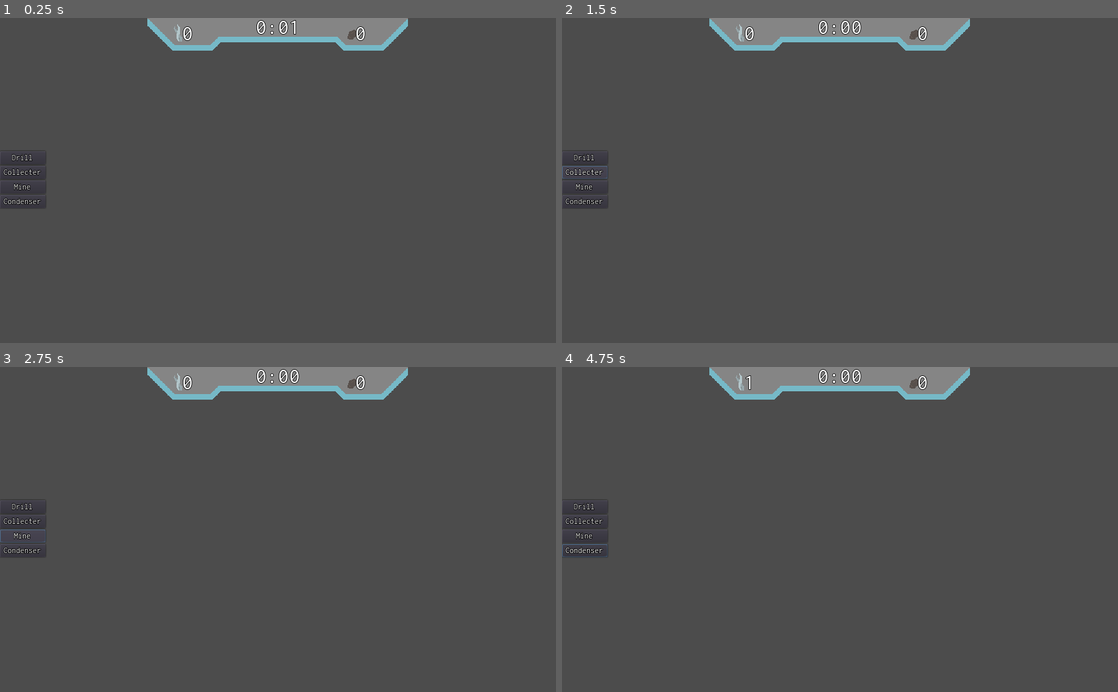
Above: before the commit, frames 1-4 (two rows, left to right).
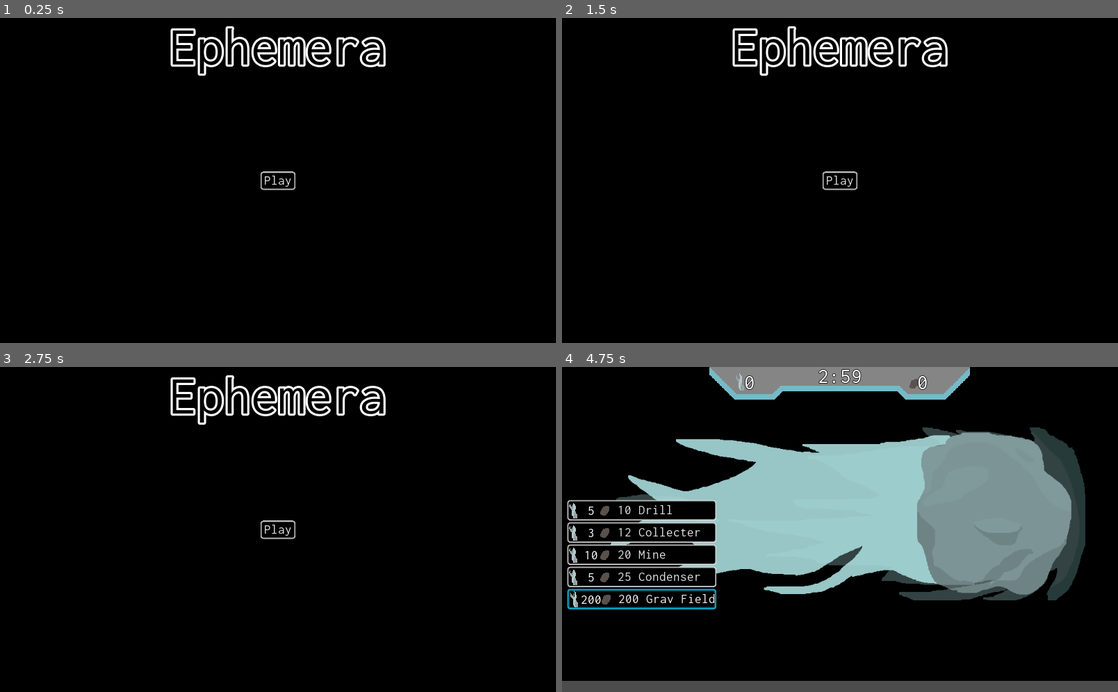
Above: after the commit, the same moments.

Repository: the-alex-g/LD49
Game: Godot game, scene res://MainMenu.tscn
The game is run twice, just before and just after one commit, with the same random seed, the same clock (stepped at 60 frames per second) and the same inputs. Before the commit the project starts from res://Main.tscn.
Inputs (mouse positions are in pixels of both pictures, inside the frame that each line leads up to):
- Up to frame 1 (0.25 s): no input
- Up to frame 2 (1.5 s): click (584, 157) at 0.5 s, where only the run before the commit has a clickable "Drill"; click (584, 170) at 1.25 s, where only the run before the commit has a clickable "Collecter"
- Up to frame 3 (2.75 s): click (22, 536) at 2 s, where only the run before the commit has a clickable "Mine"
- Up to frame 4 (4.75 s): click (584, 549) at 2.75 s, where only the run before the commit has a clickable "Condenser"; click (840, 529) at 3.5 s, where only the run after the commit has a clickable "Play"; click (639, 597) at 4.25 s, where only the run after the commit has a clickable "200 Grav Field"

The runs differ from the first frame. In frame 1, 100% of the frame differs, in the area x 0-100%, y 0-100%; in frame 2, 100%; in frame 3, 100%; in frame 4, 92%.

Commit message:
Close game loop

Diff:
--- /dev/null
+++ b/project/ButtonFont.tres
@@ -0,0 +1,9 @@
+[gd_resource type="DynamicFont" load_steps=2 format=2]
+
+[ext_resource path="res://Inconsolata-VariableFont_wdth,wght.ttf" type="DynamicFontData" id=1]
+
+[resource]
+size = 25
+outline_size = 1
+outline_color = Color( 0, 0, 0, 1 )
+font_data = ExtResource( 1 )
--- a/project/Comet.gd
+++ b/project/Comet.gd
@@ -2,6 +2,8 @@
 
 # signals
 signal update_display(vapor, ore)
+signal won
+signal explosions_finished
 
 # enums
 
@@ -10,6 +12,7 @@
 const DRILL := {"vapor":5, "ore":10}
 const MINE := {"vapor":10, "ore":20}
 const CONDENSER := {"vapor":5, "ore":25}
+const GRAV_FIELD := {"vapor":200, "ore":200}
 const BASE_EXPLODE_TIME := 20
 
 # exported variables
@@ -106,7 +109,9 @@
 
 
 func _on_Main_explode_stations()->void:
-	_ignore = _destroy_station()
+	var station_destroyed = _destroy_station()
+	if station_destroyed == null:
+		emit_signal("explosions_finished")
 	_explode_timer.stop()
 	_is_game_running = false
 
@@ -125,4 +130,12 @@
 
 func _on_station_exploded()->void:
 	if not _is_game_running:
-		_ignore = _destroy_station()
+		var station_destroyed = _destroy_station()
+		if station_destroyed == null:
+			emit_signal("explosions_finished")
+
+
+func _on_Main_build_grav_field()->void:
+	if _vapor >= GRAV_FIELD["vapor"] and _ore >= GRAV_FIELD["ore"]:
+		emit_signal("won")
+		_explode_timer.stop()
--- a/project/Comet.tscn
+++ b/project/Comet.tscn
@@ -1,10 +1,32 @@
-[gd_scene load_steps=4 format=2]
+[gd_scene load_steps=12 format=2]
 
 [ext_resource path="res://Comet.gd" type="Script" id=1]
 [ext_resource path="res://Station.tscn" type="PackedScene" id=2]
-
-[sub_resource type="CircleShape2D" id=1]
+[ext_resource path="res://Art/TopLayer1.png" type="Texture" id=3]
+[ext_resource path="res://Art/Comet2.png" type="Texture" id=4]
+[ext_resource path="res://Art/Comet1.png" type="Texture" id=5]
+[ext_resource path="res://Art/Comet3.png" type="Texture" id=6]
+[ext_resource path="res://Art/TopLayer2.png" type="Texture" id=7]
+[ext_resource path="res://Art/TopLayer3.png" type="Texture" id=8]
+
+[sub_resource type="SpriteFrames" id=1]
+animations = [ {
+"frames": [ ExtResource( 5 ), ExtResource( 4 ), ExtResource( 6 ) ],
+"loop": true,
+"name": "default",
+"speed": 3.0
+} ]
+
+[sub_resource type="CircleShape2D" id=2]
 radius = 150.0
+
+[sub_resource type="SpriteFrames" id=3]
+animations = [ {
+"frames": [ ExtResource( 3 ), ExtResource( 7 ), ExtResource( 8 ) ],
+"loop": true,
+"name": "default",
+"speed": 5.0
+} ]
 
 [node name="Comet" type="Node2D"]
 script = ExtResource( 1 )
@@ -12,12 +34,19 @@
 "_edit_lock_": true
 }
 
+[node name="Sprite" type="AnimatedSprite" parent="."]
+position = Vector2( -300, 0 )
+frames = SubResource( 1 )
+frame = 2
+playing = true
+
 [node name="Tail" type="Area2D" parent="."]
 __meta__ = {
 "_edit_lock_": true
 }
 
 [node name="CollisionPolygon2D" type="CollisionPolygon2D" parent="Tail"]
+visible = false
 polygon = PoolVector2Array( 3.72714, -153.53, -45.0999, -143.989, -93.3658, -124.907, -120.31, -96.3919, -144.999, -47.4576, -153.418, 1.36954, -144.999, 61.9825, -120.866, 96.2176, -88.3147, 125.963, -44.5387, 148.412, 0.359772, 151.779, -353.721, 89.7888, -758.186, -0.720825, -367.863, -112.444 )
 __meta__ = {
 "_edit_lock_": true
@@ -92,7 +121,8 @@
 }
 
 [node name="CollisionShape2D" type="CollisionShape2D" parent="Head"]
-shape = SubResource( 1 )
+visible = false
+shape = SubResource( 2 )
 __meta__ = {
 "_edit_lock_": true
 }
@@ -152,6 +182,12 @@
 type = "mine"
 
 [node name="ExplodeTimer" type="Timer" parent="."]
+
+[node name="AnimatedSprite" type="AnimatedSprite" parent="."]
+position = Vector2( -300, 0 )
+frames = SubResource( 3 )
+frame = 1
+playing = true
 
 [connection signal="mouse_entered" from="Tail" to="." method="_on_Tail_mouse_entered"]
 [connection signal="mouse_exited" from="Tail" to="." method="_on_Tail_mouse_exited"]
--- a/project/HUD.gd
+++ b/project/HUD.gd
@@ -3,7 +3,7 @@
 # signals
 signal build(station_name)
 signal game_over_lose
-signal game_over_win
+signal build_grav_field
 
 # enums
 
@@ -13,14 +13,16 @@
 
 # variables
 var _ignore
-var _seconds := 1
-var _minutes := 0
+var _seconds := 0
+var _minutes := 3
 var _game_is_running := true
 
 # onready variables
 onready var _clock := $TimerLabel
 onready var _vapor_label := $VaporLabel
 onready var _ore_label := $OreLabel
+onready var _animation_player := $AnimationPlayer
+onready var _game_over_message := $GameOverInfo/Label
 
 
 func _ready()->void:
@@ -69,3 +71,16 @@
 func _on_Main_update_display(vapor:int, ore:int)->void:
 	_ore_label.text = str(ore)
 	_vapor_label.text = str(vapor)
+
+
+func _on_GravFieldButton_pressed()->void:
+	emit_signal("build_grav_field")
+
+
+func _on_Button_pressed()->void:
+	_ignore = get_tree().change_scene("res://MainMenu.tscn")
+
+
+func _on_Main_game_over(message:String)->void:
+	_animation_player.play("reveal")
+	_game_over_message.text = message
--- a/project/HUD.tscn
+++ b/project/HUD.tscn
@@ -1,9 +1,76 @@
-[gd_scene load_steps=5 format=2]
+[gd_scene load_steps=9 format=2]
 
 [ext_resource path="res://theme.tres" type="Theme" id=1]
 [ext_resource path="res://HUD.gd" type="Script" id=2]
 [ext_resource path="res://Art/Bar.png" type="Texture" id=3]
 [ext_resource path="res://LargeFont.tres" type="DynamicFont" id=4]
+[ext_resource path="res://ButtonFont.tres" type="DynamicFont" id=5]
+[ext_resource path="res://Art/ResourceIcons.png" type="Texture" id=6]
+
+[sub_resource type="StyleBoxFlat" id=1]
+bg_color = Color( 0, 0, 0, 1 )
+border_width_left = 5
+border_width_top = 5
+border_width_right = 5
+border_width_bottom = 5
+border_color = Color( 1, 1, 1, 1 )
+border_blend = true
+corner_radius_top_left = 10
+corner_radius_top_right = 10
+corner_radius_bottom_right = 10
+corner_radius_bottom_left = 10
+
+[sub_resource type="Animation" id=2]
+resource_name = "reveal"
+length = 0.1
+tracks/0/type = "value"
+tracks/0/path = NodePath("GameOverInfo:margin_left")
+tracks/0/interp = 1
+tracks/0/loop_wrap = true
+tracks/0/imported = false
+tracks/0/enabled = true
+tracks/0/keys = {
+"times": PoolRealArray( 0, 0.1 ),
+"transitions": PoolRealArray( 1, 1 ),
+"update": 1,
+"values": [ -1300.12, -377.5 ]
+}
+tracks/1/type = "value"
+tracks/1/path = NodePath("GameOverInfo:margin_top")
+tracks/1/interp = 1
+tracks/1/loop_wrap = true
+tracks/1/imported = false
+tracks/1/enabled = true
+tracks/1/keys = {
+"times": PoolRealArray( 0, 0.1 ),
+"transitions": PoolRealArray( 1, 1 ),
+"update": 1,
+"values": [ 210.95, -64.5 ]
+}
+tracks/2/type = "value"
+tracks/2/path = NodePath("GameOverInfo:margin_right")
+tracks/2/interp = 1
+tracks/2/loop_wrap = true
+tracks/2/imported = false
+tracks/2/enabled = true
+tracks/2/keys = {
+"times": PoolRealArray( 0, 0.1 ),
+"transitions": PoolRealArray( 1, 1 ),
+"update": 1,
+"values": [ -545.122, 377.5 ]
+}
+tracks/3/type = "value"
+tracks/3/path = NodePath("GameOverInfo:margin_bottom")
+tracks/3/interp = 1
+tracks/3/loop_wrap = true
+tracks/3/imported = false
+tracks/3/enabled = true
+tracks/3/keys = {
+"times": PoolRealArray( 0, 0.1 ),
+"transitions": PoolRealArray( 1, 1 ),
+"update": 1,
+"values": [ 339.95, 64.5 ]
+}
 
 [node name="HUD" type="CanvasLayer"]
 script = ExtResource( 2 )
@@ -11,36 +78,118 @@
 [node name="VBoxContainer" type="VBoxContainer" parent="."]
 anchor_top = 0.5
 anchor_bottom = 0.5
+margin_left = 10.0
 margin_top = -54.0
-margin_right = 84.0
-margin_bottom = 54.0
+margin_right = 257.0
+margin_bottom = 147.0
 theme = ExtResource( 1 )
 __meta__ = {
 "_edit_use_anchors_": false
 }
 
 [node name="DrillButton" type="Button" parent="VBoxContainer"]
-margin_right = 84.0
-margin_bottom = 24.0
-text = "Drill"
+margin_right = 277.0
+margin_bottom = 37.0
+custom_fonts/font = ExtResource( 5 )
+text = " 10 Drill"
+icon = ExtResource( 6 )
+align = 0
+
+[node name="Label" type="Label" parent="VBoxContainer/DrillButton"]
+margin_left = 23.9655
+margin_top = 5.46588
+margin_right = 63.9655
+margin_bottom = 32.4659
+custom_fonts/font = ExtResource( 5 )
+text = "5"
+align = 1
+__meta__ = {
+"_edit_use_anchors_": false
+}
 
 [node name="CollecterButton" type="Button" parent="VBoxContainer"]
-margin_top = 28.0
-margin_right = 84.0
-margin_bottom = 52.0
-text = "Collecter"
+margin_top = 41.0
+margin_right = 277.0
+margin_bottom = 78.0
+custom_fonts/font = ExtResource( 5 )
+text = " 12 Collecter"
+icon = ExtResource( 6 )
+align = 0
+
+[node name="Label" type="Label" parent="VBoxContainer/CollecterButton"]
+margin_left = 23.9655
+margin_top = 5.46588
+margin_right = 63.9655
+margin_bottom = 32.4659
+custom_fonts/font = ExtResource( 5 )
+text = "3"
+align = 1
+__meta__ = {
+"_edit_use_anchors_": false
+}
 
 [node name="MineButton" type="Button" parent="VBoxContainer"]
-margin_top = 56.0
-margin_right = 84.0
-margin_bottom = 80.0
-text = "Mine"
+margin_top = 82.0
+margin_right = 277.0
+margin_bottom = 119.0
+custom_fonts/font = ExtResource( 5 )
+text = " 20 Mine"
+icon = ExtResource( 6 )
+align = 0
+
+[node name="Label" type="Label" parent="VBoxContainer/MineButton"]
+margin_left = 23.9655
+margin_top = 5.46588
+margin_right = 63.9655
+margin_bottom = 32.4659
+custom_fonts/font = ExtResource( 5 )
+text = "10"
+align = 1
+__meta__ = {
+"_edit_use_anchors_": false
+}
 
 [node name="CondenserButton" type="Button" parent="VBoxContainer"]
-margin_top = 84.0
-margin_right = 84.0
-margin_bottom = 108.0
-text = "Condenser"
+margin_top = 123.0
+margin_right = 277.0
+margin_bottom = 160.0
+custom_fonts/font = ExtResource( 5 )
+text = " 25 Condenser"
+icon = ExtResource( 6 )
+align = 0
+
+[node name="Label" type="Label" parent="VBoxContainer/CondenserButton"]
+margin_left = 23.9655
+margin_top = 5.46588
+margin_right = 63.9655
+margin_bottom = 32.4659
+custom_fonts/font = ExtResource( 5 )
+text = "5"
+align = 1
+__meta__ = {
+"_edit_use_anchors_": false
+}
+
+[node name="GravFieldButton" type="Button" parent="VBoxContainer"]
+margin_top = 164.0
+margin_right = 277.0
+margin_bottom = 201.0
+custom_fonts/font = ExtResource( 5 )
+text = " 200 Grav Field"
+icon = ExtResource( 6 )
+align = 0
+
+[node name="Label" type="Label" parent="VBoxContainer/GravFieldButton"]
+margin_left = 23.9655
+margin_top = 5.46588
+margin_right = 63.9655
+margin_bottom = 32.4659
+custom_fonts/font = ExtResource( 5 )
+text = "200"
+align = 1
+__meta__ = {
+"_edit_use_anchors_": false
+}
 
 [node name="GameTimer" type="Timer" parent="."]
 autostart = true
@@ -94,8 +243,58 @@
 "_edit_use_anchors_": false
 }
 
+[node name="GameOverInfo" type="Panel" parent="."]
+anchor_left = 0.5
+anchor_top = 0.5
+anchor_right = 0.5
+anchor_bottom = 0.5
+margin_left = -1300.12
+margin_top = 210.95
+margin_right = -545.122
+margin_bottom = 339.95
+theme = ExtResource( 1 )
+custom_styles/panel = SubResource( 1 )
+__meta__ = {
+"_edit_use_anchors_": false
+}
+
+[node name="Label" type="Label" parent="GameOverInfo"]
+anchor_left = 0.5
+anchor_right = 0.5
+margin_left = -350.0
+margin_top = 10.0
+margin_right = 350.0
+margin_bottom = 43.0
+grow_horizontal = 2
+custom_fonts/font = ExtResource( 4 )
+text = "Ephemera has become too unstable..."
+__meta__ = {
+"_edit_use_anchors_": false
+}
+
+[node name="Button" type="Button" parent="GameOverInfo"]
+anchor_left = 0.5
+anchor_top = 1.0
+anchor_right = 0.5
+anchor_bottom = 1.0
+margin_left = -64.5
+margin_top = -43.0
+margin_right = 64.5
+margin_bottom = -10.0
+grow_horizontal = 2
+custom_fonts/font = ExtResource( 5 )
+text = "Main Menu"
+__meta__ = {
+"_edit_use_anchors_": false
+}
+
+[node name="AnimationPlayer" type="AnimationPlayer" parent="."]
+anims/reveal = SubResource( 2 )
+
 [connection signal="pressed" from="VBoxContainer/DrillButton" to="." method="_on_DrillButton_pressed"]
 [connection signal="pressed" from="VBoxContainer/CollecterButton" to="." method="_on_CollecterButton_pressed"]
 [connection signal="pressed" from="VBoxContainer/MineButton" to="." method="_on_MineButton_pressed"]
 [connection signal="pressed" from="VBoxContainer/CondenserButton" to="." method="_on_CondenserButton_pressed"]
+[connection signal="pressed" from="VBoxContainer/GravFieldButton" to="." method="_on_GravFieldButton_pressed"]
 [connection signal="timeout" from="GameTimer" to="." method="_on_GameTimer_timeout"]
+[connection signal="pressed" from="GameOverInfo/Button" to="." method="_on_Button_pressed"]
--- a/project/Main.gd
+++ b/project/Main.gd
@@ -4,6 +4,8 @@
 signal build(station_name)
 signal update_display(vapor, ore)
 signal explode_stations
+signal build_grav_field
+signal game_over(message)
 
 # enums
 
@@ -31,3 +33,16 @@
 
 func _on_HUD_game_over_lose()->void:
 	emit_signal("explode_stations")
+
+
+func _on_HUD_build_grav_field()->void:
+	emit_signal("build_grav_field")
+
+
+func _on_Comet_won()->void:
+	emit_signal("game_over", "You have stabilized the comet!")
+
+
+func _on_Comet_explosions_finished()->void:
+	print("DOOM")
+	emit_signal("game_over", "Ephemera has become too unstable...")
--- a/project/Main.tscn
+++ b/project/Main.tscn
@@ -1,11 +1,17 @@
-[gd_scene load_steps=4 format=2]
+[gd_scene load_steps=5 format=2]
 
 [ext_resource path="res://Comet.tscn" type="PackedScene" id=1]
 [ext_resource path="res://HUD.tscn" type="PackedScene" id=2]
 [ext_resource path="res://Main.gd" type="Script" id=3]
+[ext_resource path="res://Art/Background.png" type="Texture" id=4]
 
 [node name="Main" type="Node2D"]
 script = ExtResource( 3 )
+
+[node name="Background" type="Sprite" parent="."]
+scale = Vector2( 32.4688, 18.125 )
+texture = ExtResource( 4 )
+centered = false
 
 [node name="Comet" parent="." instance=ExtResource( 1 )]
 position = Vector2( 803.904, 271.139 )
@@ -13,8 +19,13 @@
 [node name="HUD" parent="." instance=ExtResource( 2 )]
 
 [connection signal="build" from="." to="Comet" method="_on_Main_build"]
+[connection signal="build_grav_field" from="." to="Comet" method="_on_Main_build_grav_field"]
 [connection signal="explode_stations" from="." to="Comet" method="_on_Main_explode_stations"]
+[connection signal="game_over" from="." to="HUD" method="_on_Main_game_over"]
 [connection signal="update_display" from="." to="HUD" method="_on_Main_update_display"]
+[connection signal="explosions_finished" from="Comet" to="." method="_on_Comet_explosions_finished"]
 [connection signal="update_display" from="Comet" to="." method="_on_Comet_update_display"]
+[connection signal="won" from="Comet" to="." method="_on_Comet_won"]
 [connection signal="build" from="HUD" to="." method="_on_HUD_build"]
+[connection signal="build_grav_field" from="HUD" to="." method="_on_HUD_build_grav_field"]
 [connection signal="game_over_lose" from="HUD" to="." method="_on_HUD_game_over_lose"]
--- /dev/null
+++ b/project/MainMenu.gd
@@ -0,0 +1,19 @@
+extends Control
+
+# signals
+
+# enums
+
+# constants
+
+# exported variables
+
+# variables
+var _ignore
+
+# onready variables
+
+
+
+func _on_Button_pressed()->void:
+	_ignore = get_tree().change_scene("res://Main.tscn")
--- /dev/null
+++ b/project/MainMenu.tscn
@@ -0,0 +1,53 @@
+[gd_scene load_steps=6 format=2]
+
+[ext_resource path="res://Inconsolata-VariableFont_wdth,wght.ttf" type="DynamicFontData" id=1]
+[ext_resource path="res://ButtonFont.tres" type="DynamicFont" id=2]
+[ext_resource path="res://theme.tres" type="Theme" id=3]
+[ext_resource path="res://MainMenu.gd" type="Script" id=4]
+
+[sub_resource type="DynamicFont" id=1]
+size = 100
+outline_size = 4
+font_data = ExtResource( 1 )
+
+[node name="Control" type="Control"]
+anchor_right = 1.0
+anchor_bottom = 1.0
+theme = ExtResource( 3 )
+script = ExtResource( 4 )
+__meta__ = {
+"_edit_use_anchors_": false
+}
+
+[node name="ColorRect" type="ColorRect" parent="."]
+anchor_right = 1.0
+anchor_bottom = 1.0
+color = Color( 0, 0, 0, 1 )
+__meta__ = {
+"_edit_use_anchors_": false
+}
+
+[node name="Button" type="Button" parent="."]
+anchor_left = 0.5
+anchor_top = 0.5
+anchor_right = 0.5
+anchor_bottom = 0.5
+margin_left = -32.0
+margin_top = -16.5
+margin_right = 32.0
+margin_bottom = 16.5
+custom_fonts/font = ExtResource( 2 )
+text = "Play"
+
+[node name="Label" type="Label" parent="."]
+anchor_left = 0.5
+anchor_right = 0.5
+margin_left = -20.0
+margin_right = 20.0
+margin_bottom = 14.0
+grow_horizontal = 2
+custom_fonts/font = SubResource( 1 )
+custom_colors/font_color = Color( 0, 0, 0, 1 )
+text = "Ephemera"
+
+[connection signal="pressed" from="Button" to="." method="_on_Button_pressed"]
--- a/project/project.godot
+++ b/project/project.godot
@@ -21,7 +21,7 @@
 [application]
 
 config/name="LD49"
-run/main_scene="res://Main.tscn"
+run/main_scene="res://MainMenu.tscn"
 config/icon="res://icon.png"
 
 [display]
--- a/project/theme.tres
+++ b/project/theme.tres
@@ -1,11 +1,61 @@
-[gd_resource type="Theme" load_steps=3 format=2]
+[gd_resource type="Theme" load_steps=6 format=2]
 
 [ext_resource path="res://Inconsolata-VariableFont_wdth,wght.ttf" type="DynamicFontData" id=1]
 
-[sub_resource type="DynamicFont" id=1]
+[sub_resource type="StyleBoxFlat" id=1]
+bg_color = Color( 0, 0, 0, 1 )
+border_width_left = 5
+border_width_top = 5
+border_width_right = 5
+border_width_bottom = 5
+border_color = Color( 0, 0.858824, 1, 1 )
+border_blend = true
+corner_radius_top_left = 5
+corner_radius_top_right = 5
+corner_radius_bottom_right = 5
+corner_radius_bottom_left = 5
+
+[sub_resource type="StyleBoxFlat" id=2]
+bg_color = Color( 0, 0, 0, 1 )
+border_width_left = 3
+border_width_top = 3
+border_width_right = 3
+border_width_bottom = 3
+border_color = Color( 1, 1, 1, 1 )
+border_blend = true
+corner_radius_top_left = 5
+corner_radius_top_right = 5
+corner_radius_bottom_right = 5
+corner_radius_bottom_left = 5
+
+[sub_resource type="StyleBoxFlat" id=3]
+bg_color = Color( 0, 1, 0.952941, 1 )
+border_width_left = 5
+border_width_top = 5
+border_width_right = 5
+border_width_bottom = 5
+border_color = Color( 1, 1, 1, 1 )
+border_blend = true
+corner_radius_top_left = 5
+corner_radius_top_right = 5
+corner_radius_bottom_right = 5
+corner_radius_bottom_left = 5
+
+[sub_resource type="DynamicFont" id=4]
 outline_size = 1
 outline_color = Color( 0, 0, 0, 1 )
 font_data = ExtResource( 1 )
 
 [resource]
-default_font = SubResource( 1 )
+default_font = SubResource( 4 )
+Button/colors/font_color = Color( 0.88, 0.88, 0.88, 1 )
+Button/colors/font_color_disabled = Color( 0.9, 0.9, 0.9, 0.2 )
+Button/colors/font_color_hover = Color( 0.94, 0.94, 0.94, 1 )
+Button/colors/font_color_pressed = Color( 1, 1, 1, 1 )
+Button/constants/hseparation = 2
+Button/fonts/font = null
+Button/styles/disabled = null
+Button/styles/focus = null
+Button/styles/hover = SubResource( 1 )
+Button/styles/normal = SubResource( 2 )
+Button/styles/pressed = SubResource( 3 )
Binary file added: project/Art/Background.png
Not shown, added: project/Art/Background.png.import
Binary file added: project/Art/Comet1.png
Not shown, added: project/Art/Comet1.png.import
Binary file added: project/Art/Comet2.png
Not shown, added: project/Art/Comet2.png.import
Binary file added: project/Art/Comet3.png
Not shown, added: project/Art/Comet3.png.import
Binary file added: project/Art/ResourceIcons.png
Not shown, added: project/Art/ResourceIcons.png.import
Binary file added: project/Art/TopLayer1.png
Not shown, added: project/Art/TopLayer1.png.import
(and 7 more such lines)
